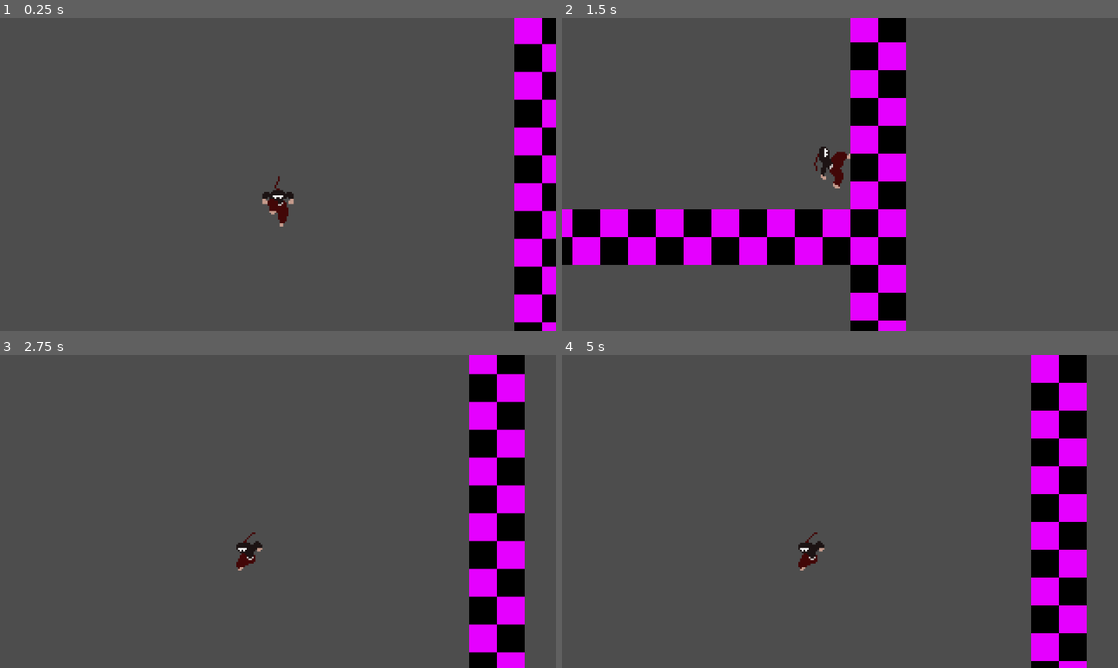
Above: before the commit, frames 1-4 (two rows, left to right).
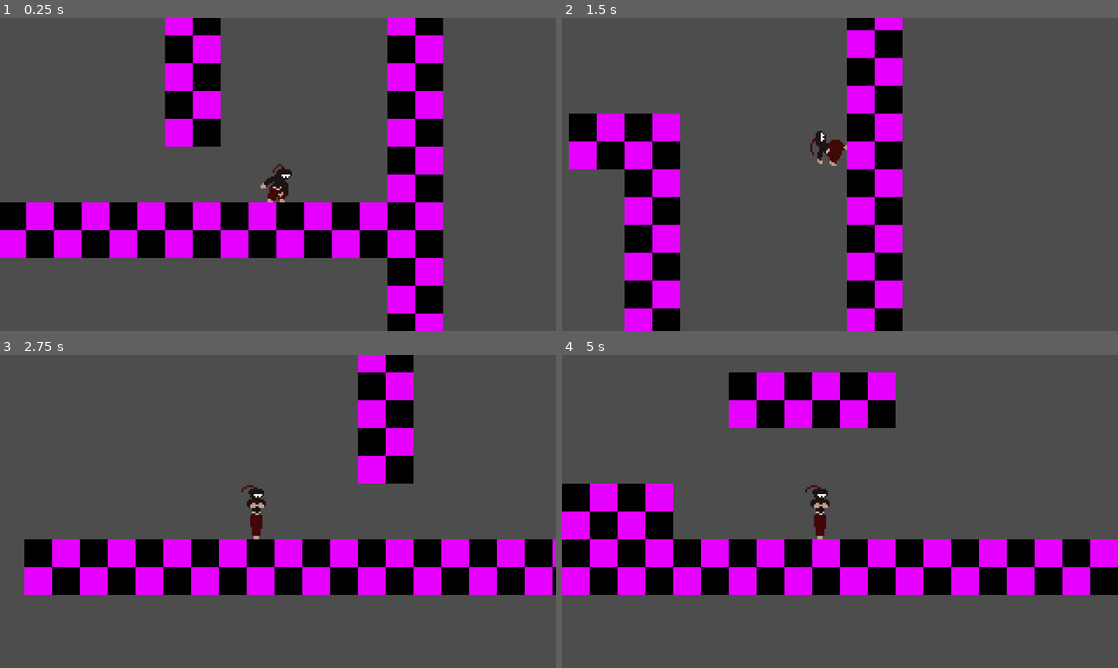
Above: after the commit, the same moments.

Repository: lowercasewords/shinobi-strike
Game: Godot game, scene res://scenes/levels/test_map.tscn
Two runs of this game, one before a commit and one after it. Both use one fixed random seed, a clock stepped at 60 frames per second and the inputs below.
Inputs:
- Up to frame 1 (0.25 s): no input
- Up to frame 2 (1.5 s): tap Enter (ui_accept) at 0.5, 0.77 s; hold Right (ui_right) from 0.53 s (still down)
- Up to frame 3 (2.75 s): tap Enter (ui_accept) at 1.52 s; release Right (ui_right) at 2.03 s; hold Left (ui_left) from 2.03 s (still down)
- Up to frame 4 (5 s): release Left (ui_left) at 2.78 s; hold Right (ui_right) 2.78-4.28 s; tap Enter (ui_accept) at 3.02, 3.77, 4.52 s; hold Left (ui_left) from 4.28 s (still down)

The runs differ from the first frame. In frame 1, 35% of the frame differs, in the area x 0-100%, y 0-100%; in frame 2, 22%; in frame 3, 28%; in frame 4, 35%.

Commit message:
fixed clinging retriggering when not needed

Diff:
--- a/scenes/levels/test_map.tscn
+++ b/scenes/levels/test_map.tscn
@@ -15,8 +15,8 @@
 sources/1 = SubResource("TileSetAtlasSource_s11cq")
 
 [node name="TestMap" type="TileMapLayer" unique_id=1883092445]
-tile_map_data = PackedByteArray("AAAPAAcAAQAAAAAAAAAOAAcAAQA …(3744 unchanged characters)… AAAAAAAD3//j/AQAAAAAAAAD3//f/AQAAAAAAAAA=")
+tile_map_data = PackedByteArray("AAAPAAcAAQAAAAAAAAAOAAcAAQA …(3744 unchanged characters)… AAAAAAAD3//j/AQAAAAAAAAD3//f/AQAAAAAAAAAXAP//AQAAAAAAAAAXAP7/AQAAAAAAAAAXAP3/AQAAAAAAAAAXAPz/AQAAAAAAAAAWAPz/AQAAAAAAAAAUAPz/AQAAAAAAAAASAPz/AQAAAAAAAAARAPr/AQAAAAAAAAA=")
 tile_set = SubResource("TileSet_ymjof")
 
 [node name="Player" parent="." unique_id=990773869 instance=ExtResource("1_d141s")]
-position = Vector2(728, -104)
+position = Vector2(801, 15)
--- a/scenes/player/Player.tscn
+++ b/scenes/player/Player.tscn
@@ -40,15 +40,25 @@
 [ext_resource type="Texture2D" uid="uid://c5ggj6b33pbyb" path="res://assets/sprites/player/player_walk_4.png" id="28_kk601"]
 [ext_resource type="Texture2D" uid="uid://q7bxrpilepub" path="res://assets/sprites/player/player_wall_run_v_4.png" id="30_4ntn1"]
 [ext_resource type="Script" uid="uid://dfk71xyg06unw" path="res://scenes/player/states/fall_state.gd" id="31_geaob"]
+[ext_resource type="Texture2D" uid="uid://cwkx4wpxnkq5r" path="res://assets/sprites/player/player_wall_cling_v_1.png" id="31_h1ws3"]
+[ext_resource type="Texture2D" uid="uid://b2wispce642r1" path="res://assets/sprites/player/player_wall_cling_v_2.png" id="32_mwk7e"]
+[ext_resource type="Texture2D" uid="uid://c7ibw0a0d2kdy" path="res://assets/sprites/player/player_wall_cling_v_3.png" id="33_udvyq"]
 [ext_resource type="AudioStream" uid="uid://bs13psisdbg0l" path="res://assets/sounds/footstep_1.wav" id="34_u3hyo"]
+[ext_resource type="Texture2D" uid="uid://bmbdcln0u85vp" path="res://assets/sprites/player/player_wall_cling_v_windup_1.png" id="34_udvyq"]
+[ext_resource type="Texture2D" uid="uid://dicnttsh3x2w6" path="res://assets/sprites/player/player_wall_cling_v_windup_2.png" id="35_ktadw"]
 [ext_resource type="Script" uid="uid://dv0mhfj5jkjpx" path="res://scenes/player/camera_2d.gd" id="35_ooivl"]
 [ext_resource type="AudioStream" uid="uid://b2uecitjga1fr" path="res://assets/sounds/footstep_2.wav" id="35_pysui"]
 [ext_resource type="AudioStream" uid="uid://bqtj55w0gkb4h" path="res://assets/sounds/footstep_3.wav" id="36_4ntn1"]
+[ext_resource type="Texture2D" uid="uid://cv8045pc4japv" path="res://assets/sprites/player/player_wall_cling_v_windup_3.png" id="36_ktadw"]
+[ext_resource type="Script" uid="uid://c12fdx6vajhxa" path="res://scenes/player/wall_jump_v_state.gd" id="36_ooivl"]
 [ext_resource type="Script" uid="uid://bplkgw5hlnp7w" path="res://scenes/player/states/turn_state.gd" id="37_eac1a"]
 [ext_resource type="AudioStream" uid="uid://b4mn3er3war7v" path="res://assets/sounds/land_1.wav" id="39_pysui"]
 [ext_resource type="AudioStream" uid="uid://difyipfkv5sxl" path="res://assets/sounds/turn_1.wav" id="42_4ntn1"]
 [ext_resource type="Script" uid="uid://bt6o5ar4jplfo" path="res://scenes/player/states/wall_run_v_state.gd" id="43_gtkor"]
-[ext_resource type="Script" uid="uid://bycc8lffu2b80" path="res://scenes/player/states/wall_cling_state.gd" id="48_q4eru"]
+[ext_resource type="Script" uid="uid://bycc8lffu2b80" path="res://scenes/player/states/wall_cling_v_state.gd" id="48_q4eru"]
+
+[sub_resource type="RectangleShape2D" id="RectangleShape2D_ktadw"]
+size = Vector2(12.87, 20)
 
 [sub_resource type="SpriteFrames" id="SpriteFrames_v6fml"]
 animations = [{
@@ -184,9 +194,40 @@
 "name": &"walk_windup",
 "speed": 10.0
 }, {
-"frames": [],
-"loop": true,
-"name": &"wall_cling",
+"frames": [{
+"duration": 1.0,
+"texture": ExtResource("31_h1ws3")
+}, {
+"duration": 1.0,
+"texture": ExtResource("32_mwk7e")
+}, {
+"duration": 1.0,
+"texture": ExtResource("33_udvyq")
+}],
+"loop": true,
+"name": &"wall_cling_v",
+"speed": 5.0
+}, {
+"frames": [{
+"duration": 1.0,
+"texture": ExtResource("34_udvyq")
+}, {
+"duration": 1.0,
+"texture": ExtResource("35_ktadw")
+}, {
+"duration": 1.0,
+"texture": ExtResource("36_ktadw")
+}],
+"loop": false,
+"name": &"wall_cling_v_windup",
+"speed": 15.0
+}, {
+"frames": [{
+"duration": 1.0,
+"texture": ExtResource("1_p0vlq")
+}],
+"loop": true,
+"name": &"wall_jump_v",
 "speed": 5.0
 }, {
 "frames": [{
@@ -208,7 +249,7 @@
 }]
 
 [sub_resource type="RectangleShape2D" id="RectangleShape2D_wr5hl"]
-size = Vector2(7, 29)
+size = Vector2(8, 29)
 
 [sub_resource type="AudioStreamRandomizer" id="AudioStreamRandomizer_gtkor"]
 playback_mode = 1
@@ -220,13 +261,19 @@
 [node name="Player" type="CharacterBody2D" unique_id=990773869]
 script = ExtResource("1_c3xxp")
 
+[node name="ShapeCast2D" type="ShapeCast2D" parent="." unique_id=1249686623]
+rotation = -1.5707964
+shape = SubResource("RectangleShape2D_ktadw")
+target_position = Vector2(-4.78, 0)
+max_results = 5
+
 [node name="AnimatedSprite2D" type="AnimatedSprite2D" parent="." unique_id=1994341334]
 sprite_frames = SubResource("SpriteFrames_v6fml")
-animation = &"wall_cling"
+animation = &"wall_cling_v_windup"
 autoplay = "idle"
 
 [node name="CollisionShape2D" type="CollisionShape2D" parent="." unique_id=2065698952]
-position = Vector2(0.5, 1.5)
+position = Vector2(0, 1.5)
 shape = SubResource("RectangleShape2D_wr5hl")
 
 [node name="Camera2D" type="Camera2D" parent="." unique_id=1170208015]
@@ -235,7 +282,7 @@
 position_smoothing_speed = 10.0
 script = ExtResource("35_ooivl")
 
-[node name="StateMachine" type="Node2D" parent="." unique_id=150581391]
+[node name="StateMachine" type="Node2D" parent="." unique_id=669458681]
 script = ExtResource("7_pn6s4")
 metadata/_custom_type_script = "uid://33136d856app"
 
@@ -250,6 +297,13 @@
 [node name="AudioStreamPlayer2D" type="AudioStreamPlayer2D" parent="StateMachine/Walk" unique_id=1454386527]
 stream = SubResource("AudioStreamRandomizer_gtkor")
 
+[node name="Turn" type="Node2D" parent="StateMachine" unique_id=2112800140]
+script = ExtResource("37_eac1a")
+metadata/_custom_type_script = "uid://bplkgw5hlnp7w"
+
+[node name="AudioStreamPlayer2D" type="AudioStreamPlayer2D" parent="StateMachine/Turn" unique_id=819652463]
+stream = ExtResource("42_4ntn1")
+
 [node name="Jump" type="Node2D" parent="StateMachine" unique_id=99532296]
 script = ExtResource("14_ov1oi")
 metadata/_custom_type_script = "uid://bsyh8g21vunej"
@@ -270,13 +324,22 @@
 script = ExtResource("43_gtkor")
 metadata/_custom_type_script = "uid://bt6o5ar4jplfo"
 
-[node name="Turn" type="Node2D" parent="StateMachine" unique_id=2112800140]
-script = ExtResource("37_eac1a")
-metadata/_custom_type_script = "uid://bplkgw5hlnp7w"
-
-[node name="AudioStreamPlayer2D" type="AudioStreamPlayer2D" parent="StateMachine/Turn" unique_id=819652463]
-stream = ExtResource("42_4ntn1")
-
-[node name="WallCling" type="Node2D" parent="StateMachine" unique_id=548738841]
+[node name="WallClingV" type="Node2D" parent="StateMachine" unique_id=548738841]
 script = ExtResource("48_q4eru")
 metadata/_custom_type_script = "uid://bycc8lffu2b80"
+
+[node name="Timer" type="Timer" parent="StateMachine/WallClingV" unique_id=737249304]
+wait_time = 0.5
+one_shot = true
+
+[node name="AudioStreamPlayer2D" type="AudioStreamPlayer2D" parent="StateMachine/WallClingV" unique_id=201736303]
+stream = ExtResource("39_pysui")
+volume_db = -10.0
+
+[node name="WallJumpV" type="Node2D" parent="StateMachine" unique_id=1219127945]
+script = ExtResource("36_ooivl")
+metadata/_custom_type_script = "uid://c12fdx6vajhxa"
+
+[node name="Timer" type="Timer" parent="StateMachine/WallJumpV" unique_id=63717429]
+wait_time = 5.0
+one_shot = true
--- a/scenes/player/player.gd
+++ b/scenes/player/player.gd
@@ -6,6 +6,7 @@
 @onready var animated_sprite: AnimatedSprite2D = $AnimatedSprite2D
 @onready var state_machine: StateMachine = $StateMachine
 @onready var camera: Camera2D = $Camera2D
+@onready var wall_cast: ShapeCast2D = $ShapeCast2D
 
 var direction: float = 0
 var just_changed_directions: bool = false
@@ -36,12 +37,6 @@
 	elif is_landed and not is_on_floor():
 		is_landed = false
 
-	# Flip the sprite left or right
-	if direction < 0:
-		animated_sprite.flip_h = true
-	elif direction > 0:
-		animated_sprite.flip_h = false
-
 	# Add gravity
 	if not is_on_floor():
 		velocity.y += gravity * delta
--- a/scenes/player/states/airbone_state.gd
+++ b/scenes/player/states/airbone_state.gd
@@ -7,9 +7,9 @@
 func check_airbone_transitions() -> String:
 	var current_state_name: String = player.state_machine.current_state.name.to_lower()
 
-	if wall_run_v_state_triggerd():
-		transitioned.emit(self, StateMachine.WALLRUNV)
-		return StateMachine.WALLRUNV
+	if wall_cling_v_state_triggerd():
+		transitioned.emit(self, StateMachine.WALLCLINGV)
+		return StateMachine.WALLCLINGV
 
 	if player.just_landed and current_state_name != StateMachine.LAND:
 		transitioned.emit(self, StateMachine.LAND)
--- a/scenes/player/states/fall_state.gd
+++ b/scenes/player/states/fall_state.gd
@@ -1,13 +1,14 @@
 class_name FallState extends AirboneState
 
 const VERTICAL_FALL_SPEED_THRESHOLD: float = 5.0
+#var
 
 func physics_update(_delta: float) -> void:
 	super.physics_update(_delta)
+	basic_movement(_delta, player.SPEED)
 	if check_airbone_transitions() == "":
 		if abs(player.velocity.x) > VERTICAL_FALL_SPEED_THRESHOLD:
 			if player.animated_sprite.animation != "fall":
 				player.animated_sprite.play("fall")
 		elif player.animated_sprite.animation != "fall_vertical":
 			player.animated_sprite.play("fall_vertical")
-		basic_movement(_delta, player.SPEED)
--- a/scenes/player/states/walk_state.gd
+++ b/scenes/player/states/walk_state.gd
@@ -6,7 +6,7 @@
 
 func enter() -> void:
 	# Play walk animation here if you have one
-	if player.state_machine.current_state.name == StateMachine.IDLE:
+	if player.state_machine.current_state.name.to_lower() == StateMachine.IDLE:
 		player.animated_sprite.play("walk_windup")
 	else:
 		player.animated_sprite.play("walk")
@@ -27,8 +27,8 @@
 		var speed_ratio = max(abs(player.velocity.x) / player.SPEED, 0.5)
 		player.animated_sprite.speed_scale = speed_ratio
 
-	if wall_run_v_state_triggerd():
-		transitioned.emit(self, StateMachine.WALLRUNV)
+	if wall_cling_v_state_triggerd():
+		transitioned.emit(self, StateMachine.WALLCLINGV)
 	else:
 		# Stopping with a smooth animation
 		var new_state: String = check_grounded_transitions()
--- a/scenes/player/states/wall_cling_state.gd
+++ /dev/null
@@ -1,4 +0,0 @@
-class_name WallClingState extends WallState
-
-func enter():
-	player.animated_sprite.play()
--- /dev/null
+++ b/scenes/player/states/wall_cling_v_state.gd
@@ -0,0 +1,43 @@
+class_name WallClingStateV extends WallState
+
+@onready var cling_fall_timer: Timer = $Timer
+@onready var audio_stream: AudioStreamPlayer2D = $AudioStreamPlayer2D
+
+func enter():
+	player.animated_sprite.play("wall_cling_v_windup")
+	audio_stream.volume_db = randf_range(-5.0, 5.0)
+	audio_stream.play()
+	player.velocity.y /= 2
+
+func physics_update(_delta: float) -> void:
+	super.physics_update(_delta)
+	var wall_direction: float = sidewalls_collision_direction()
+
+	player.velocity.y = move_toward(player.velocity.y, 0, friction * _delta)
+
+	#if -player.direction != wall_direction:
+		#transitioned.emit(self, StateMachine.FALL)
+	if player.animated_sprite.animation == "wall_cling_v":
+		transitioned.emit(self, StateMachine.WALLRUNV)
+	#elif not cling_fall_timer.is_stopped():
+
+	## While in animation
+	#elif player.animated_sprite.animation == "wall_cling_v":
+		## While clinging
+		#if not player.animated_sprite.is_playing():
+			#if not cling_fall_timer.is_stopped():
+				#if player.direction == wall_direction:
+					#transitioned.emit(self, StateMachine.WALLRUNV)
+				#else:
+					## Slide down the wall while clinged
+					#player.velocity.y /= 2
+			#else:
+				#transitioned.emit(self, StateMachine.FALL)
+		## While clinged
+		#else:
+			#player.velocity.y = 0
+
+func _on_animation_finished():
+	if player.animated_sprite.animation == "wall_cling_v_windup":
+		player.animated_sprite.play("wall_cling_v")
+		cling_fall_timer.start()
--- a/scenes/player/states/wall_run_v_state.gd
+++ b/scenes/player/states/wall_run_v_state.gd
@@ -1,13 +1,14 @@
 class_name WallRunVState extends WallState
 
-const SPRITE_SHIFT_AMOUNT = 12
+const SPRITE_SHIFT_AMOUNT = -12
 const WALL_RUN_SPEED: float = -200
 
 func enter() -> void:
 	var wall_direction = sidewalls_collision_direction()
 	var sprites_shift_amount = SPRITE_SHIFT_AMOUNT
+
 	# Account for one pixel of rotation
-	if wall_direction > 0:
+	if wall_direction < 0:
 		sprites_shift_amount += 1
 	player.animated_sprite.play("wall_run_v")
 	player.animated_sprite.position.x = sprites_shift_amount * wall_direction
@@ -18,15 +19,13 @@
 func physics_update(_delta: float) -> void:
 	super.physics_update(_delta)
 	var wall_direction = sidewalls_collision_direction()
-	#if player.velocity.y == 0:
+	print(player.velocity.y)
+	if player.is_jumping:
+		#player.velocity.x = 15*wall_direction
+		transitioned.emit(self, StateMachine.WALLJUMPV)
+	elif player.direction == wall_direction:
+		player.velocity = Vector2(0, WALL_RUN_SPEED)
+	#else:
+		#player.velocity.y = -305
 		#player.velocity.x = 5*wall_direction
 		#transitioned.emit(self, StateMachine.FALL)
-	#if player.is_jumping:
-		#player.velocity.x = 15*wall_direction
-		#transitioned.emit(self, StateMachine.JUMP)
-	if player.is_on_wall() and -player.direction == wall_direction:
-		player.velocity.y = WALL_RUN_SPEED
-	else:
-		player.velocity.y = -305
-		player.velocity.x = 5*wall_direction
-		transitioned.emit(self, StateMachine.FALL)
--- /dev/null
+++ b/scenes/player/wall_jump_v_state.gd
@@ -0,0 +1,8 @@
+class_name WallJumpVState extends WallState
+
+const JUMP_SPEED_INITIAL: Vector2 = Vector2(-150, 150)
+
+func enter():
+	var direction = sidewalls_collision_direction()
+	player.animated_sprite.play("wall_jump_v")
+	player.velocity += JUMP_SPEED_INITIAL
--- a/scenes/state.gd
+++ b/scenes/state.gd
@@ -6,6 +6,7 @@
 
 const ACCELERATION: float = 200.0
 const FRICTION: float = 740.0
+const WALL_CLING_SPEED_THRESHOLD: float = 100.0
 var friction: float = FRICTION
 var acceleration: float = ACCELERATION
 
@@ -22,16 +23,22 @@
 	return not player.is_on_floor() and player.velocity.y > 0 and player.state_machine.current_state.name.to_lower() != StateMachine.FALL
 
 func sidewalls_collision_direction() -> float:
-	var wall_direction_horiz: float = 0
-	for i in player.get_slide_collision_count():
-		var collision = player.get_slide_collision(i)
-		var normal = collision.get_normal()
+	# Force the cast to update immediately (prevents 1-frame lag bugs)
+	player.wall_cast.force_shapecast_update()
 
-		wall_direction_horiz = normal.x
-	return wall_direction_horiz
+	var wall_direction: float = 0
+	# Are we hitting a valid wall?
+	if player.wall_cast.is_colliding():
+		# Grab the normal from the very first thing the cast hit (index 0)
+		var wall_normal = player.wall_cast.get_collision_normal(0)
+		wall_direction = -sign(wall_normal.x)
 
-func wall_run_v_state_triggerd() -> bool:
-	return sidewalls_collision_direction() != 0
+	#print("p: ", player.direction)
+	#print("w: ", wall_direction)
+	return wall_direction
+
+func wall_cling_v_state_triggerd() -> bool:
+	return not player.state_machine.current_state is WallState and sidewalls_collision_direction() == player.direction and player.direction != 0
 
 func _ready():
 	if not player.is_node_ready():
@@ -39,6 +46,13 @@
 		player.animated_sprite.animation_finished.connect(_on_animation_finished)
 
 func basic_movement(delta: float, max_speed: float):
+
+	# Flip the sprite left or right
+	if player.direction < 0:
+		player.animated_sprite.flip_h = true
+	elif player.direction > 0:
+		player.animated_sprite.flip_h = false
+
 	# Determine target velocity
 	var target_velocity = player.direction * max_speed
 	# Player wants to move
--- a/scenes/state_machine.gd
+++ b/scenes/state_machine.gd
@@ -11,7 +11,8 @@
 const FALL = "fall"
 const TURN = "turn"
 const WALLRUNV = "wallrunv"
-const WALLCLING = "wallcling"
+const WALLJUMPV = "walljumpv"
+const WALLCLINGV = "wallclingv"
 
 # Mapping of state nodes to their string names
 var states: Dictionary = {}
Binary file removed: assets/sprites/player/player_wall_cling_1.png
Binary file added: assets/sprites/player/player_wall_cling_v_1.png
Not shown, added: assets/sprites/player/player_wall_cling_v_1.png.import
Binary file added: assets/sprites/player/player_wall_cling_v_2.png
Not shown, added: assets/sprites/player/player_wall_cling_v_2.png.import
Binary file added: assets/sprites/player/player_wall_cling_v_3.png
Not shown, changed: assets/sprites/player/player_wall_cling_v_3.png.import
Binary file added: assets/sprites/player/player_wall_cling_v_windup_1.png
Not shown, added: assets/sprites/player/player_wall_cling_v_windup_1.png.import
Binary file added: assets/sprites/player/player_wall_cling_v_windup_2.png
Not shown, added: assets/sprites/player/player_wall_cling_v_windup_2.png.import
Binary file added: assets/sprites/player/player_wall_cling_v_windup_3.png
(and 6 more such lines)
